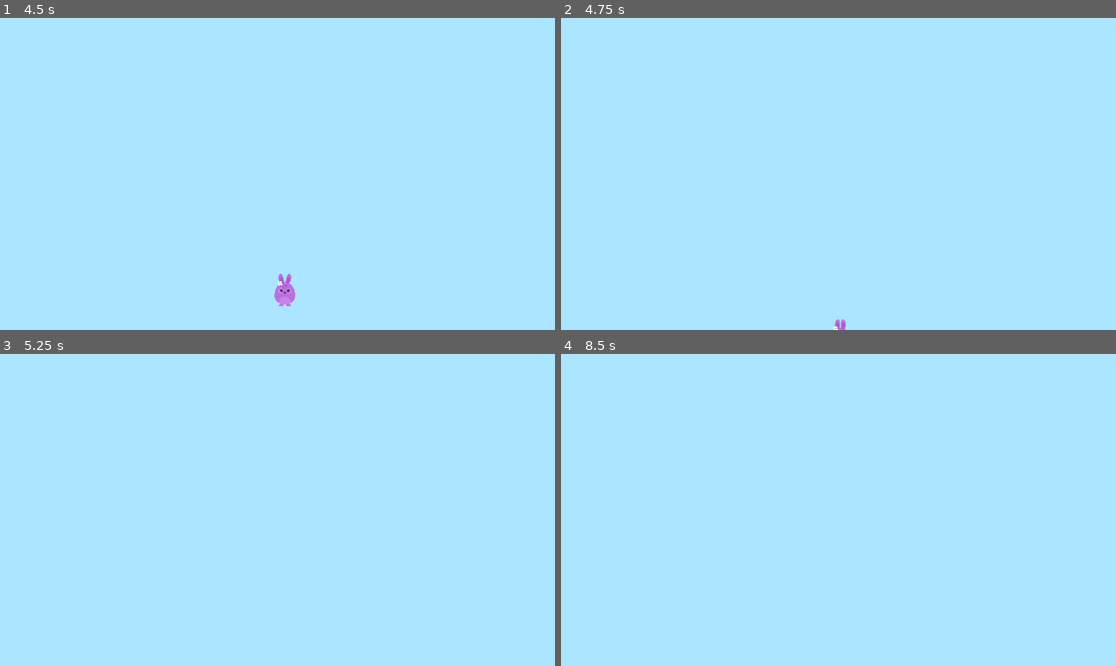
Above: before the commit, frames 1-4 (two rows, left to right).
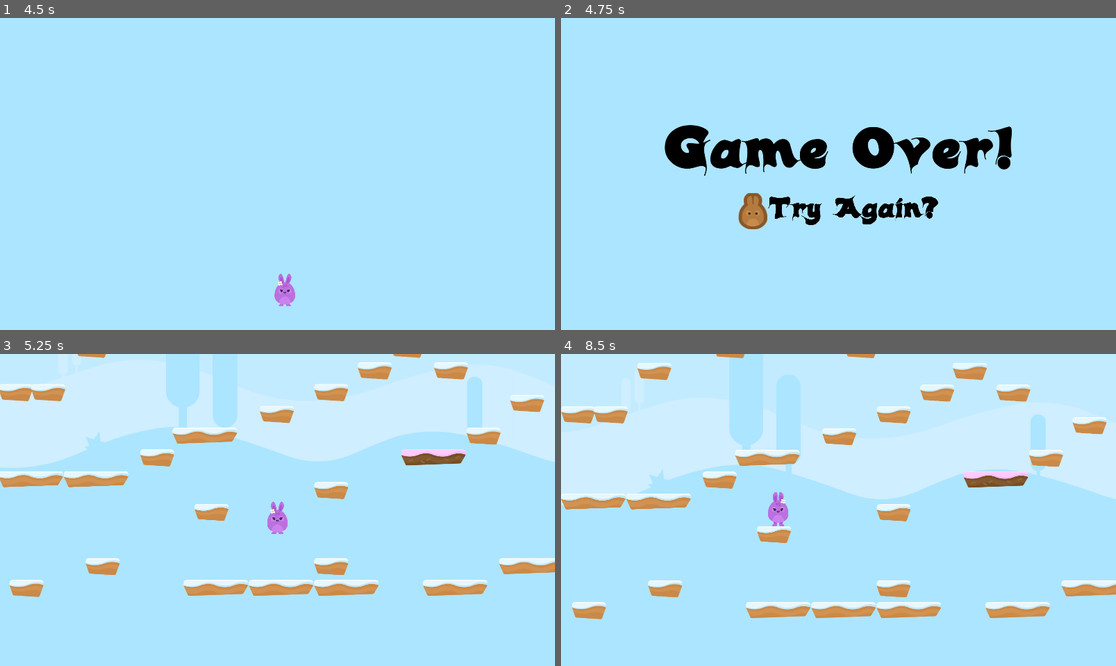
Above: after the commit, the same moments.

Repository: DieFleder/Hoppy-Days-3.2
Game: Godot game, scene res://Levels/Level_01.tscn
The game is run twice, just before and just after one commit, with the same random seed, the same clock (stepped at 60 frames per second) and the same inputs.
Inputs (mouse positions are in pixels of both pictures, inside the frame that each line leads up to):
- Up to frame 1 (4.5 s): move the mouse to (399, 158) at 0.52 s; hold D (right) 0.53-1.25 s; click (399, 158) at 0.67 s; tap W (jump) at 0.77, 3.77 s; drag from (166, 189) to (249, 236) at 1.27 s; move the mouse to (333, 105) at 2.02 s; hold A (left) 2.03-2.75 s; drag from (249, 236) to (111, 127) at 2.77 s; move the mouse to (444, 220) at 3.52 s; hold D (right) 3.53-4.25 s; drag from (111, 127) to (194, 96) at 4.27 s
- Up to frame 2 (4.75 s): no input
- Up to frame 3 (5.25 s): click (194, 547) at 5.02 s
- Up to frame 4 (8.5 s): move the mouse to (866, 510) at 5.77 s; hold D (right) 5.78-6.5 s; click (866, 510) at 5.92 s; drag from (755, 432) to (727, 525) at 6.52 s; move the mouse to (960, 494) at 7.27 s; hold A (left) 7.28-8 s; tap W (jump) at 7.52 s; drag from (727, 525) to (810, 572) at 8.02 s

Frame 1 is identical in both runs. In frame 2, 6.0% of the frame differs, in the area x 18-82%, y 34-100%; in frame 3, 27%; in frame 4, 28%, in the area x 0-100%, y 0-86%.

Commit message:
Added game over scene and gameplay loop

Diff:
--- a/Assets/Player/Player.gd
+++ b/Assets/Player/Player.gd
@@ -6,6 +6,7 @@
 
 
 const GRAVITY = 100
+const WORLD_LIMIT = 4000 #Kill Z
 const UP = Vector2(0,-1)
 
 signal animate
@@ -15,10 +16,6 @@
 	move()
 	jump()
 	move_and_slide(motion, UP)
-	print("is on wall: %d", is_on_wall())
-	print("is on floor: %d", is_on_floor())
-	print("motion.y = %f", motion.y)
-	print("motion.x = %f", motion.x)
 
 
 func _process(delta):
@@ -26,10 +23,13 @@
 
 
 func apply_gravity():
+	if position.y > WORLD_LIMIT: #Kill Z
+		end_game()
 	if is_on_floor() or is_on_ceiling():
 		motion.y = GRAVITY
 	else:
 		motion.y += GRAVITY
+	clamp(motion.y, -GRAVITY * 3, GRAVITY * 3)
 
 
 
@@ -49,3 +49,7 @@
 
 func animate():
 	emit_signal("animate",motion)
+
+
+func end_game():
+	get_tree().change_scene("res://Levels/GameOver.tscn")
--- /dev/null
+++ b/Levels/GameOver.gd
@@ -0,0 +1,7 @@
+extends Control
+
+
+
+
+func _on_Restart_Button_pressed():
+	get_tree().change_scene("res://Levels/Level_01.tscn")
--- /dev/null
+++ b/Levels/GameOver.tscn
@@ -0,0 +1,69 @@
+[gd_scene load_steps=7 format=2]
+
+[ext_resource path="res://Assets/GFX/Background/bg_layer1.png" type="Texture" id=1]
+[ext_resource path="res://Assets/Fonts/candles_.ttf" type="DynamicFontData" id=2]
+[ext_resource path="res://Assets/GFX/HUD/lifes.png" type="Texture" id=3]
+[ext_resource path="res://Levels/GameOver.gd" type="Script" id=4]
+
+[sub_resource type="DynamicFont" id=1]
+size = 200
+use_filter = true
+font_data = ExtResource( 2 )
+
+[sub_resource type="DynamicFont" id=2]
+size = 100
+font_data = ExtResource( 2 )
+
+[node name="GameOver" type="Control"]
+anchor_right = 1.0
+anchor_bottom = 1.0
+script = ExtResource( 4 )
+__meta__ = {
+"_edit_use_anchors_": false
+}
+
+[node name="TextureRect" type="TextureRect" parent="."]
+anchor_right = 1.0
+anchor_bottom = 1.0
+texture = ExtResource( 1 )
+expand = true
+
+[node name="CenterContainer" type="CenterContainer" parent="."]
+anchor_right = 1.0
+anchor_bottom = 1.0
+
+[node name="VBoxContainer" type="VBoxContainer" parent="CenterContainer"]
+margin_left = 356.0
+margin_top = 347.0
+margin_right = 1564.0
+margin_bottom = 732.0
+
+[node name="Label" type="Label" parent="CenterContainer/VBoxContainer"]
+margin_right = 1208.0
+margin_bottom = 254.0
+custom_fonts/font = SubResource( 1 )
+custom_colors/font_color = Color( 0, 0, 0, 1 )
+text = "Game Over!"
+
+[node name="HBoxContainer" type="HBoxContainer" parent="CenterContainer/VBoxContainer"]
+margin_top = 258.0
+margin_right = 1208.0
+margin_bottom = 385.0
+alignment = 1
+
+[node name="Restart Button" type="TextureButton" parent="CenterContainer/VBoxContainer/HBoxContainer"]
+margin_left = 200.0
+margin_right = 300.0
+margin_bottom = 127.0
+rect_min_size = Vector2( 100, 127 )
+texture_normal = ExtResource( 3 )
+expand = true
+
+[node name="Label" type="Label" parent="CenterContainer/VBoxContainer/HBoxContainer"]
+margin_left = 361.0
+margin_right = 950.0
+margin_bottom = 127.0
+custom_fonts/font = SubResource( 2 )
+custom_colors/font_color = Color( 0, 0, 0, 1 )
+text = "Try Again?"
+[connection signal="pressed" from="CenterContainer/VBoxContainer/HBoxContainer/Restart Button" to="." method="_on_Restart_Button_pressed"]
